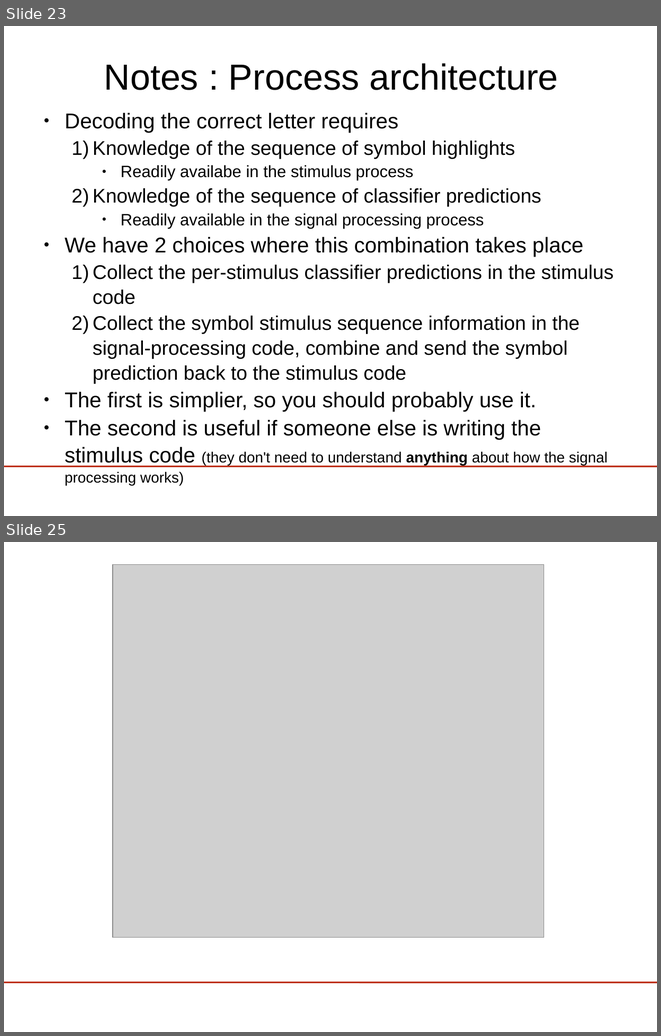
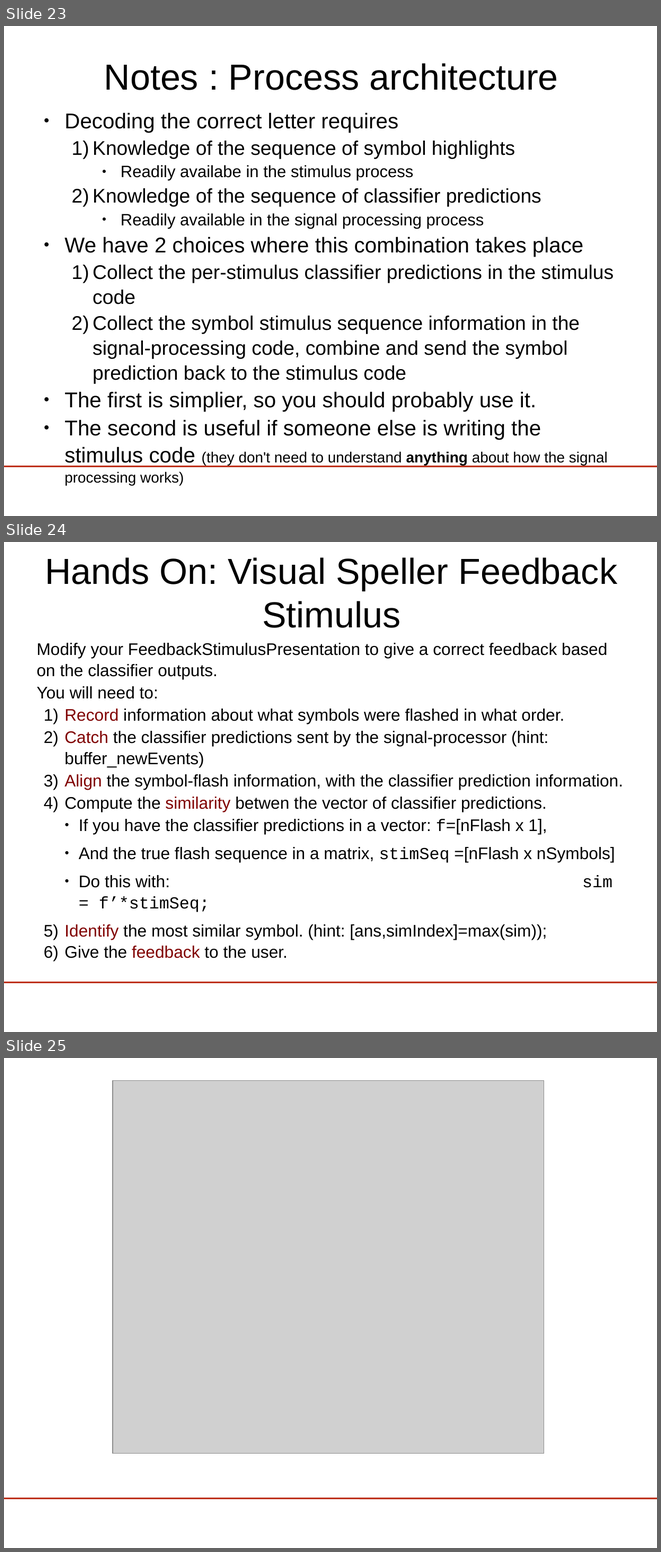
Before and after one commit to riccardosamperna/buffer_bci, a slide deck: tutorial/lect5-visspell/visualSpeller.odp. Shown one above the other, each under a label of ours: slides 23 and 25 before the commit, slides 23, 24 and 25 after it; the slides between them are not shown. The pictures are 661x1036 and 661x1552 pixels, drawn with LibreOffice and Linux fonts; fonts in the diff are those of the drawing; grey boxes stand for pictures; background and template pictures are left out. Boxes give left, top, right and bottom in pixels: in the first picture for what was removed or moved away, otherwise in the second. Text is boxed around its words. In the diff, an @@ line names an element or a change of style, - is before the commit and + after.

```diff
--- a/tutorial/lect5-visspell/visualSpeller.odp
+++ b/tutorial/lect5-visspell/visualSpeller.odp
@@ slide 24 added at [4,542,657,1032], background #FFFFFF; not listed: 1 template element that a slide beside it also shows @@
@@ title added at [45,557,617,628], 44 pt, text #000000 @@
+Hands On: Visual Speller Feedback Stimulus
@@ text added at [37,643,623,958], 20.4 pt, text #000000 @@
+Modify your FeedbackStimulusPresentation to give a correct feedback based on the classifier outputs.
+You will need to:
+1) Record information about what symbols were flashed in what order.
+2) Catch the classifier predictions sent by the signal-processor (hint: buffer_newEvents)
+3) Align the symbol-flash information, with the classifier prediction information.
+4) Compute the similarity betwen the vector of classifier predictions.
+    ● If you have the classifier predictions in a vector: f=[nFlash x 1],
+    ● And the true flash sequence in a matrix, stimSeq =[nFlash x nSymbols]
+    ● Do this with: sim = f’*stimSeq;
+5) Identify the most similar symbol. (hint: [ans,simIndex]=max(sim));
+6) Give the feedback to the user.
```
Also in this commit, not shown: 1 slide changed, 5 other slides added, 16 slides removed, 3 other files.
